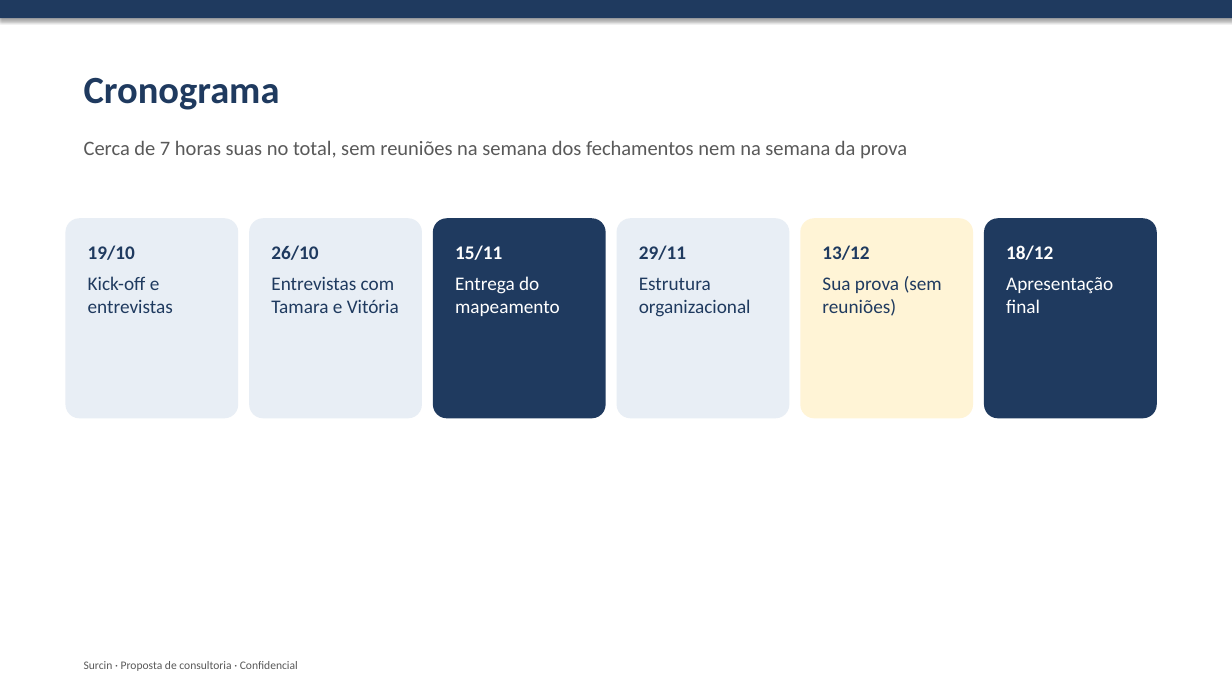
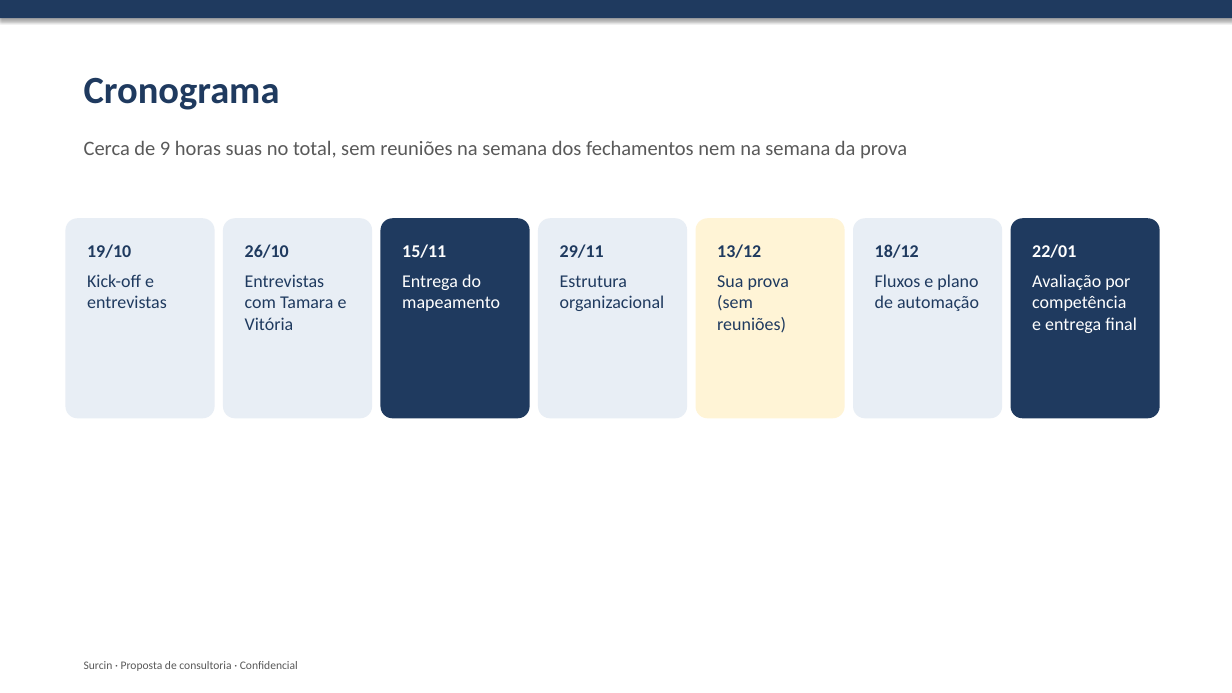
Before and after one commit to rromao-DS/Sourcin-Consultoria, a slide deck: slide 8 of proposta-surcin/06-apresentacao-proposta.pptx. Drawn at 1232x693 pixels with LibreOffice and Linux fonts; fonts in the diff are those of the drawing. Boxes give left, top, right and bottom in pixels: in the first picture for what was removed or moved away, otherwise in the second. Text is boxed around its words. In the diff, an @@ line names an element or a change of style, - is before the commit and + after.

```diff
--- a/proposta-surcin/06-apresentacao-proposta.pptx
+++ b/proposta-surcin/06-apresentacao-proposta.pptx
@@ text at (x1=84, y1=140, x2=907, y2=159): text changed @@
-Cerca de 7 horas suas no total, sem reuniões na semana dos fechamentos nem na semana da prova
+Cerca de 9 horas suas no total, sem reuniões na semana dos fechamentos nem na semana da prova
@@ rounded rectangle "19/10" resized from (x1=66, y1=218, x2=238, y2=419) to (x1=66, y1=218, x2=214, y2=419) @@
@@ rounded rectangle "26/10" resized from (x1=250, y1=218, x2=422, y2=419) to (x1=223, y1=218, x2=372, y2=419) @@
@@ rounded rectangle "15/11" resized from (x1=433, y1=218, x2=606, y2=419) to (x1=381, y1=218, x2=530, y2=419) @@
@@ rounded rectangle "29/11" resized from (x1=616, y1=218, x2=789, y2=419) to (x1=538, y1=218, x2=687, y2=419) @@
@@ size 15 to 14 pt in 5 elements at (x1=66, y1=218, x2=214, y2=419), (x1=223, y1=218, x2=372, y2=419), (x1=381, y1=218, x2=530, y2=419), (x1=538, y1=218, x2=687, y2=419), (x1=696, y1=218, x2=845, y2=419) @@
@@ rounded rectangle "13/12" resized from (x1=800, y1=218, x2=973, y2=419) to (x1=696, y1=218, x2=845, y2=419) @@
@@ rounded rectangle "18/12" resized from (x1=984, y1=218, x2=1157, y2=419) to (x1=853, y1=218, x2=1002, y2=419) @@
@@ rounded rectangle "18/12" at (x1=853, y1=218, x2=1002, y2=419): fill #1F3A5F to #E8EEF5 @@
@@ rounded rectangle added at (x1=1011, y1=218, x2=1160, y2=419), fill #1F3A5F, 14 pt, text #FFFFFF @@
+22/01
+Avaliação por competência e entrega final
@@ text in rounded rectangle at (x1=875, y1=244, x2=919, y2=258): size 15 to 14 pt, text colour #FFFFFF to #1F3A5F in "18/12" @@
@@ text in rounded rectangle at (x1=875, y1=274, x2=979, y2=311): text changed; size 15 to 14 pt; text colour #FFFFFF to #1F3A5F @@
-Apresentação final
+Fluxos e plano de automação
```
Also in this commit, not shown: 2 other slides changed, 7 other files.
